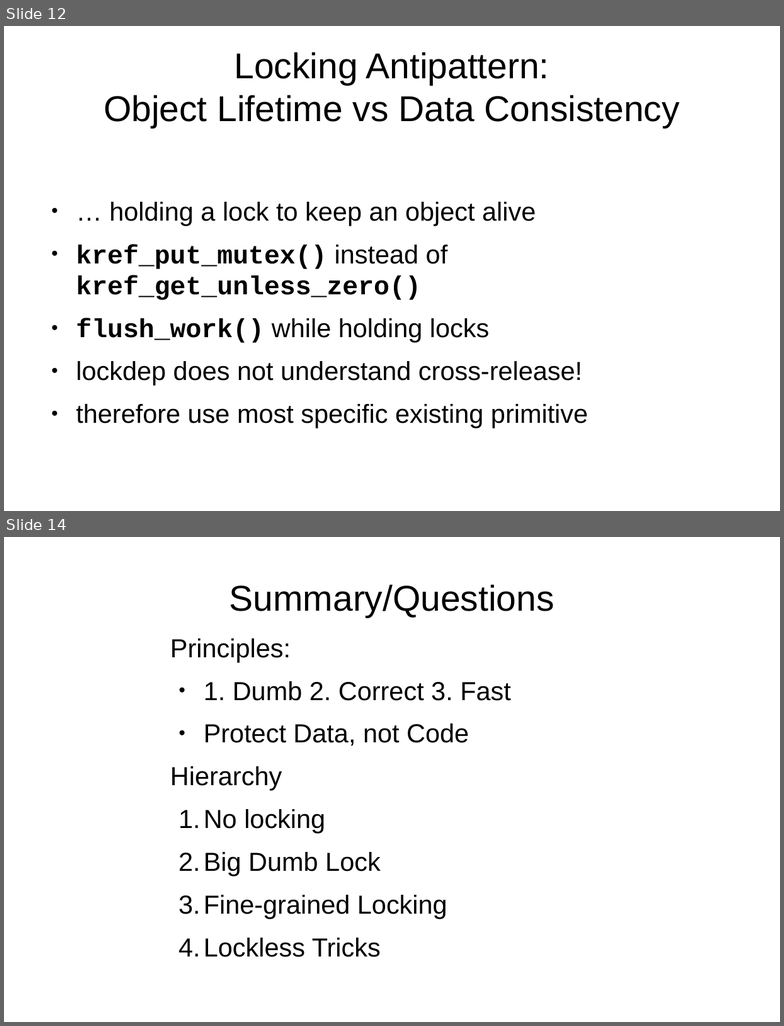
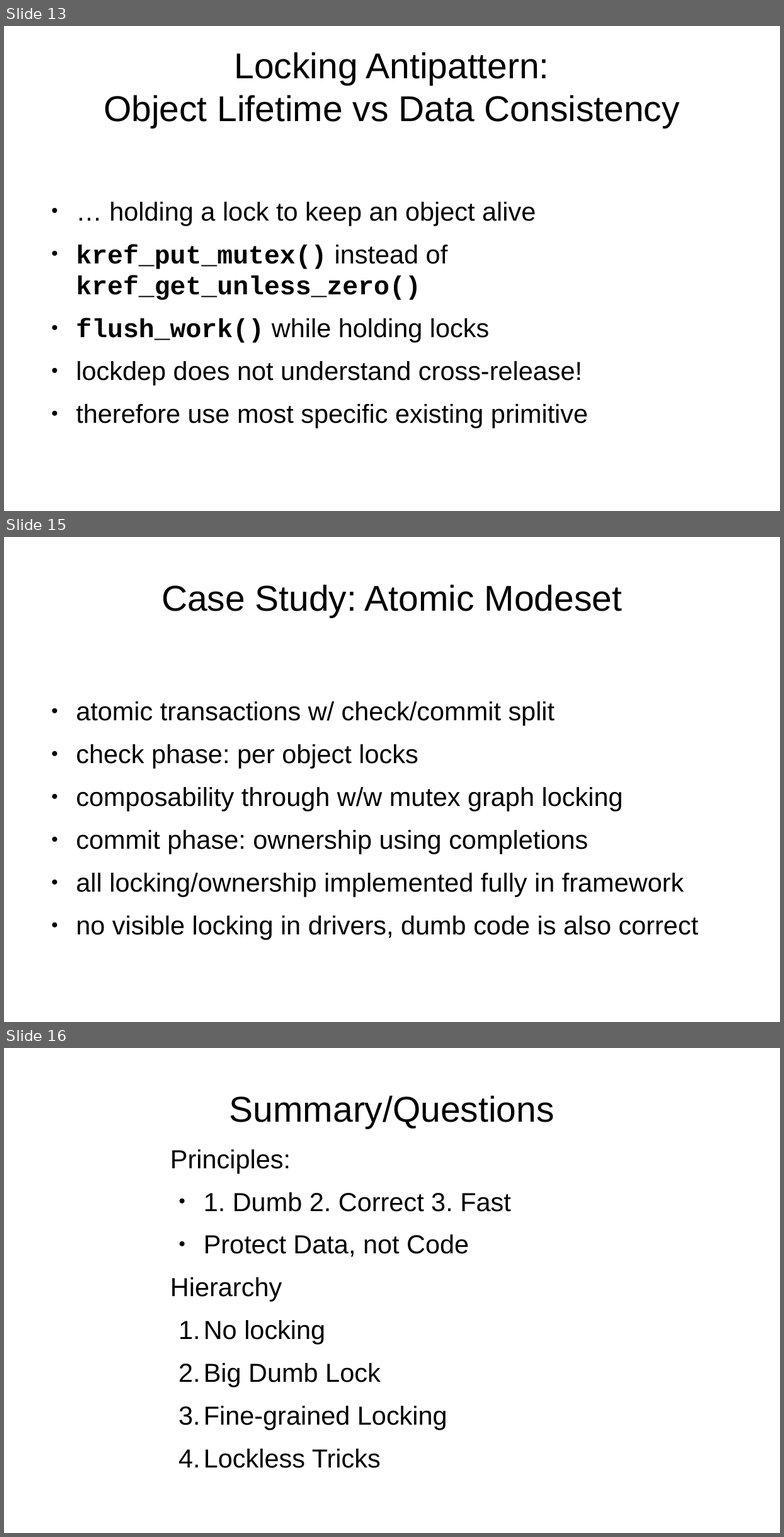
Before and after one commit to danvet/danvet.github.io, a slide deck: slides/elce-2023-locking.odp. Shown one above the other, each under a label of ours: slides 12 and 14 before the commit, slides 13, 15 and 16 after it; the slides between them are not shown. The pictures are 784x1026 and 784x1537 pixels, drawn with LibreOffice and Linux fonts; fonts in the diff are those of the drawing. Boxes give left, top, right and bottom in pixels: in the first picture for what was removed or moved away, otherwise in the second. Text is boxed around its words. In the diff, an @@ line names an element or a change of style, - is before the commit and + after.

```diff
--- a/slides/elce-2023-locking.odp
+++ b/slides/elce-2023-locking.odp
@@ slide 15 added at box(4, 537, 780, 1022), background #FFFFFF @@
@@ title added at box(162, 584, 622, 618), 36.7 pt, text #000000 @@
+Case Study: Atomic Modeset
@@ text added at box(76, 701, 699, 940), 26.7 pt, text #000000 @@
+● atomic transactions w/ check/commit split
+● check phase: per object locks
+● composability through w/w mutex graph locking
+● commit phase: ownership using completions
+● all locking/ownership implemented fully in framework
+● no visible locking in drivers, dumb code is also correct
@@ what was slide 12 is now slide 13 @@
@@ what was slide 14 is now slide 16 @@
```
Also in this commit, not shown: 1 slide changed, 1 other slide added, 2 other files.
